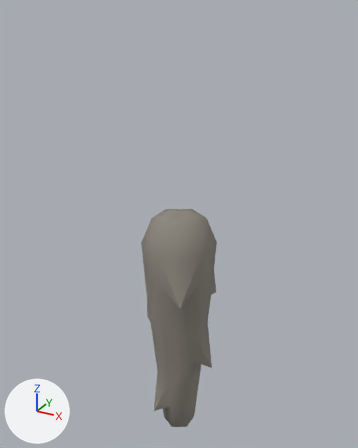
Renders of the FBX model Assets/FlawLizArt/Crops/crop_bone_carrot.fbx from each side of a commit.
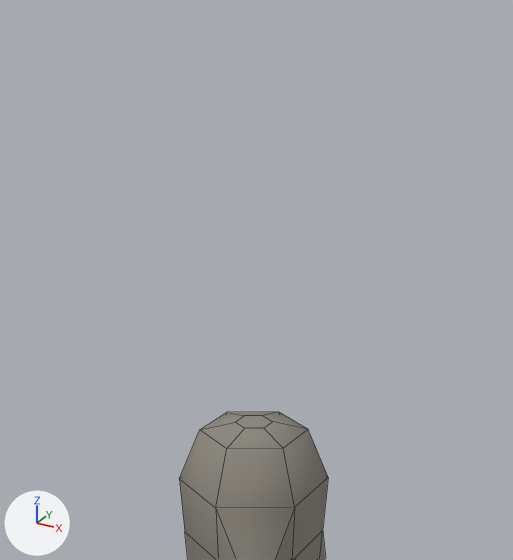
Each version appears first whole from a camera (50 mm lens) standing at (0.328, -0.596, 0.37) and looking at (-0.009, 0.016, 0.064), and next in a close-up on the part from 14% to 87% of the width and 0% to 63% of the height. Lighting does not change. The marker at lower left points along +X, +Y and +Z. The close-ups show mesh edges as thin lines. Vertices at the same position are counted once.

Script lines for the objects in view, before the commit:
```python
me_cylinder_004 = bpy.data.meshes.new('Cylinder.004')
me_cylinder_004.from_pydata(...)  # 72 vertices, 80 faces; spans x -0.061..0.061, y -0.066..0.063, z -0.315..0.088
me_cylinder_004.materials.append(mat_bone)  # grey #8d887e
ob_crop_carrot = bpy.data.objects.new('crop.carrot', me_cylinder_004)
ob_crop_carrot.location = (0.0, 0.0, 0.0)
```
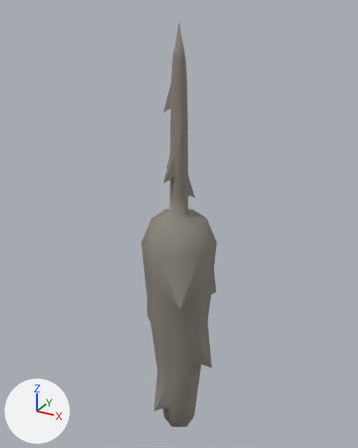
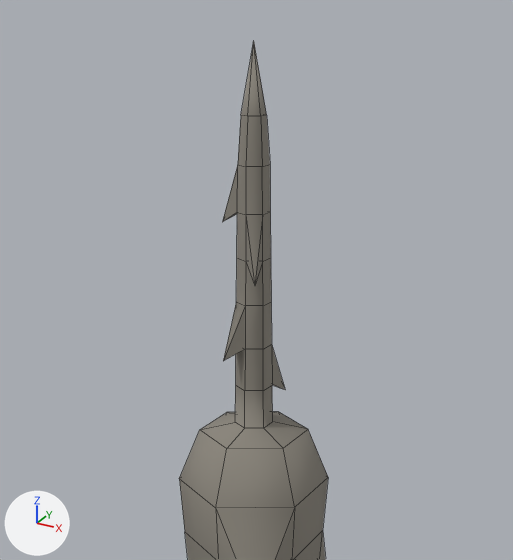
Where the change shows, as pixel boxes (x1, y1, x2, y2) in the close-ups (513 x 560 px):
'crop.carrot', reshaped: before (179, 412, 328, 560); after (179, 42, 328, 560)
part 1 of me_cylinder_004, built on: before (236, 416, 272, 428); after (223, 42, 285, 428)

The edits, one by one:
me_cylinder_004 is used by ob_crop_carrot; location (0.0, 0.0, 0.0).
me_cylinder_004 had 72 vertices, 80 faces and spanned x -0.061..0.061, y -0.066..0.063, z -0.315..0.088.
me_cylinder_004 now has 120 vertices, 142 faces and spans x -0.061..0.061, y -0.066..0.063, z -0.315..0.353.
Part 1, on me_cylinder_004:
1 face is deleted.
34 vertices are added at x -0.025..0.014, y -0.022..0.024, z 0.108..0.353.
6 new vertices lie (0.0, 0.0, 0.029) away from vertices in x -0.012..0.012, y -0.014..0.014, z 0.088.
8 new vertices lie (0.0, 0.012, 0.0) away from vertices in x -0.011..0.011, y -0.006, z 0.149..0.244.
63 new faces join them.
